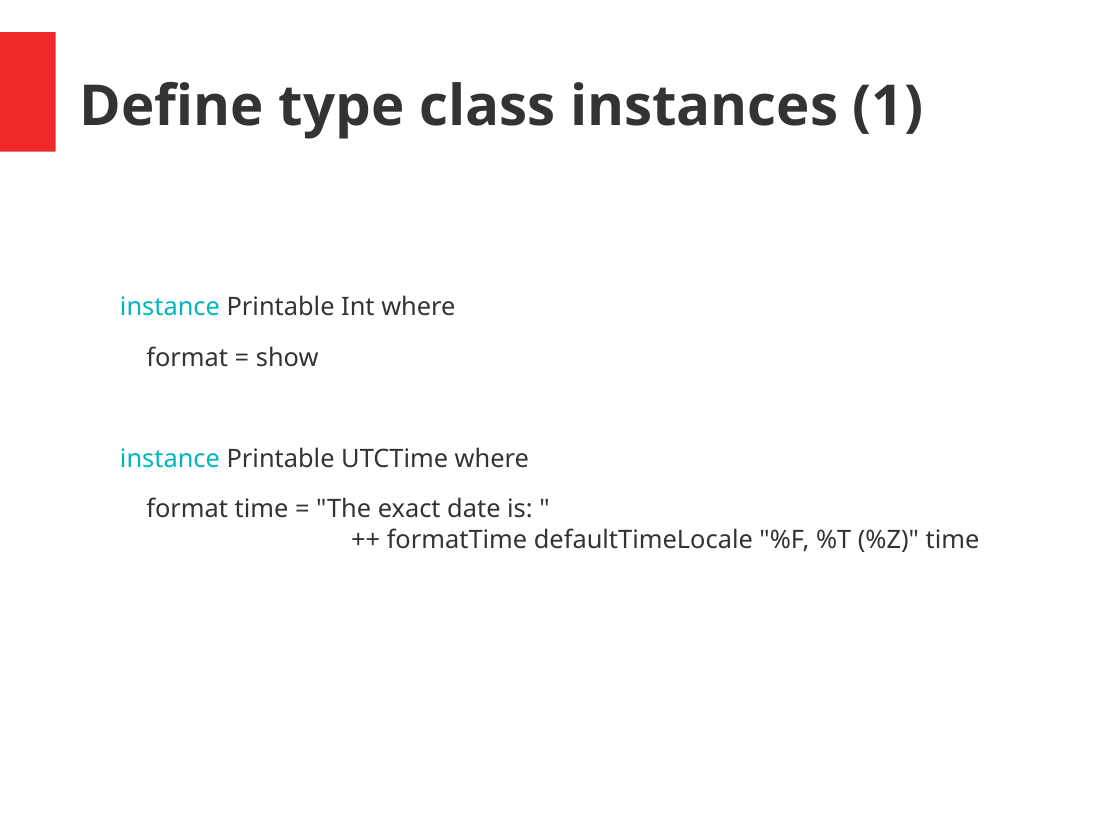
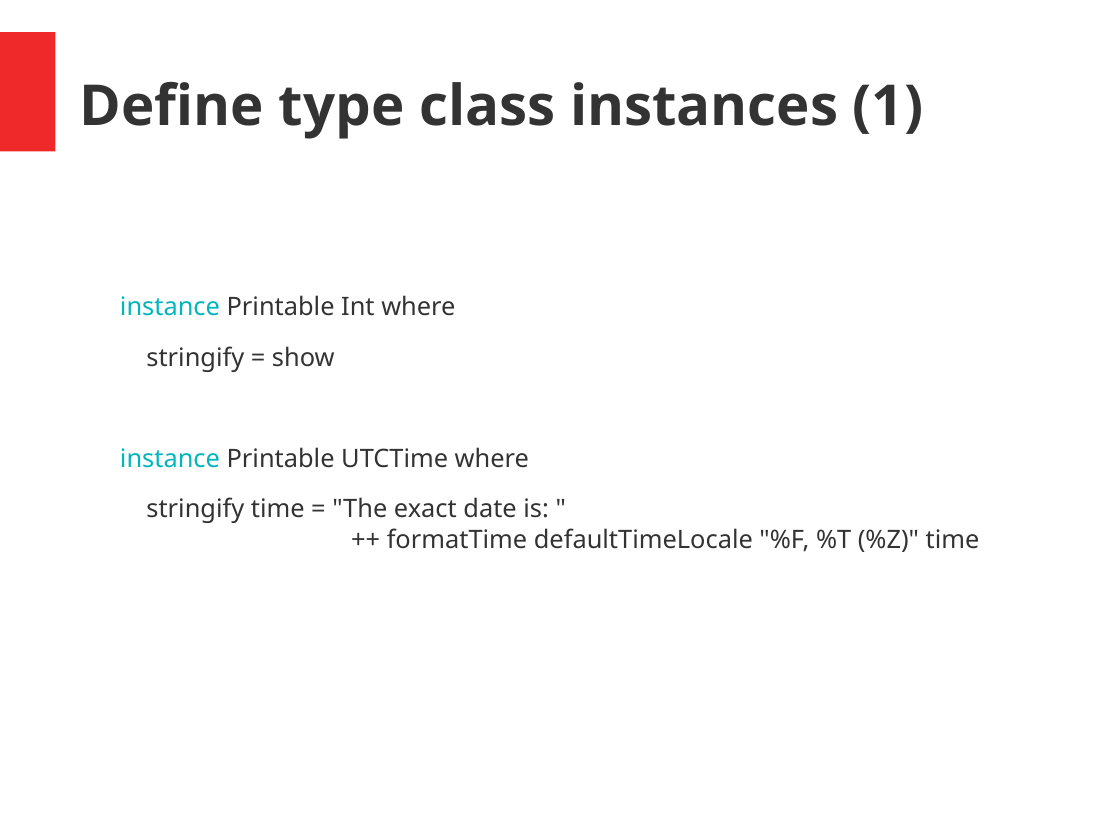
Before and after one commit to hermannhueck/typeclasses, a slide deck: slide 32 of Slides/TypeClasses.pptx (slide 25 before the commit). Drawn at 1120x840 pixels with LibreOffice and Linux fonts; fonts in the diff are those of the drawing. Boxes give left, top, right and bottom in pixels: in the first picture for what was removed or moved away, otherwise in the second. Text is boxed around its words. In the diff, an @@ line names an element or a change of style, - is before the commit and + after.

```diff
--- a/Slides/TypeClasses.pptx
+++ b/Slides/TypeClasses.pptx
@@ text at bbox=[146, 346, 335, 372]: text changed @@
-format = show
+stringify = show
@@ text at bbox=[146, 497, 980, 552]: text changed @@
-format time = "The exact date is: "
-++ formatTime defaultTimeLocale "%F, %T (%Z)" time
+stringify time = "The exact date is: "
+++ formatTime defaultTimeLocale "%F, %T (%Z)" time
```
Also in this commit, not shown: 19 other slides changed, 8 slides added, 1 other file.
